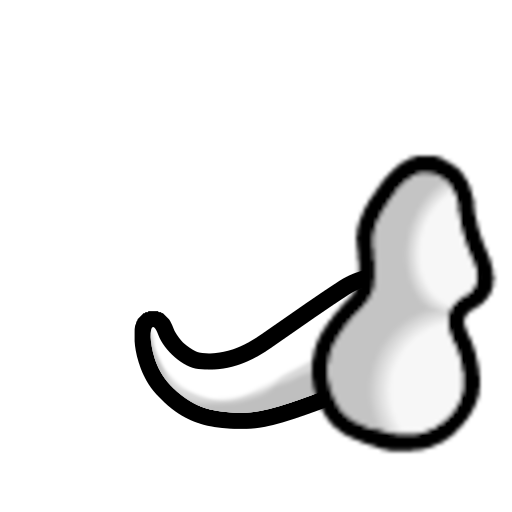
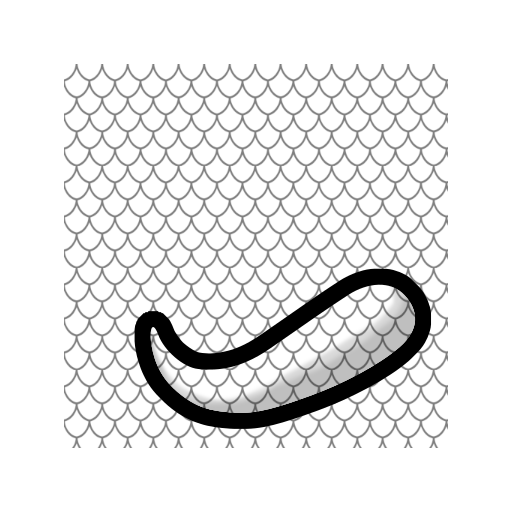
Before/after of a 512 × 512 layered artwork. What changed in the layer stack:
hid "Pasted Layer" over [309, 153, 499, 455]
added layer "Pattern copy" (multiply) above "tail" over [64, 64, 448, 448]
added group "tail" with 3 layers above "ReptileTail-ThreeViews-v2.png copy" over [134, 268, 432, 429]
moved "shading" into group "tail" over [150, 284, 416, 413]
moved "white" into group "tail" over [150, 284, 416, 413]
moved "edge" into group "tail" over [134, 268, 432, 429]
